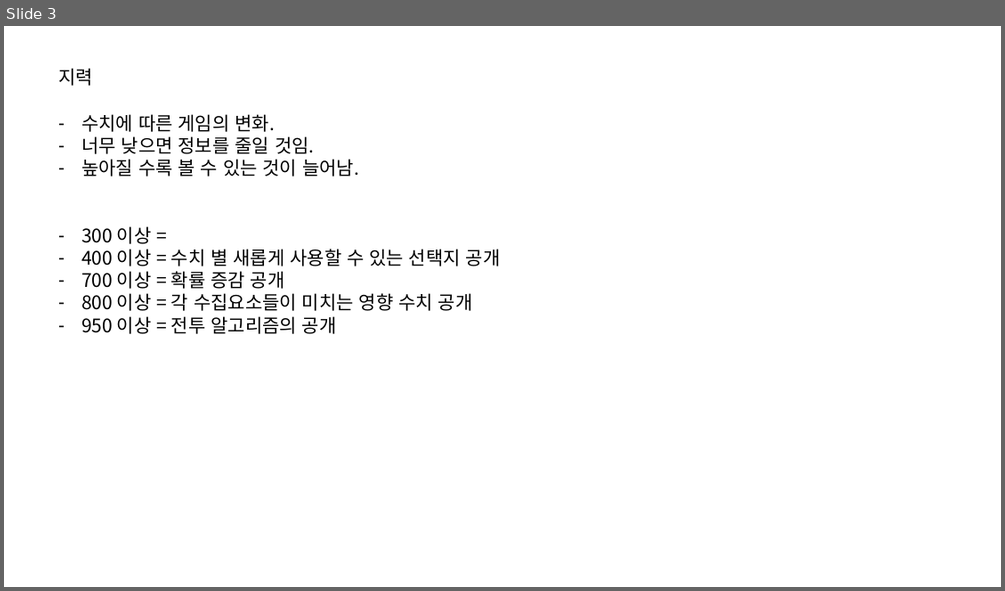
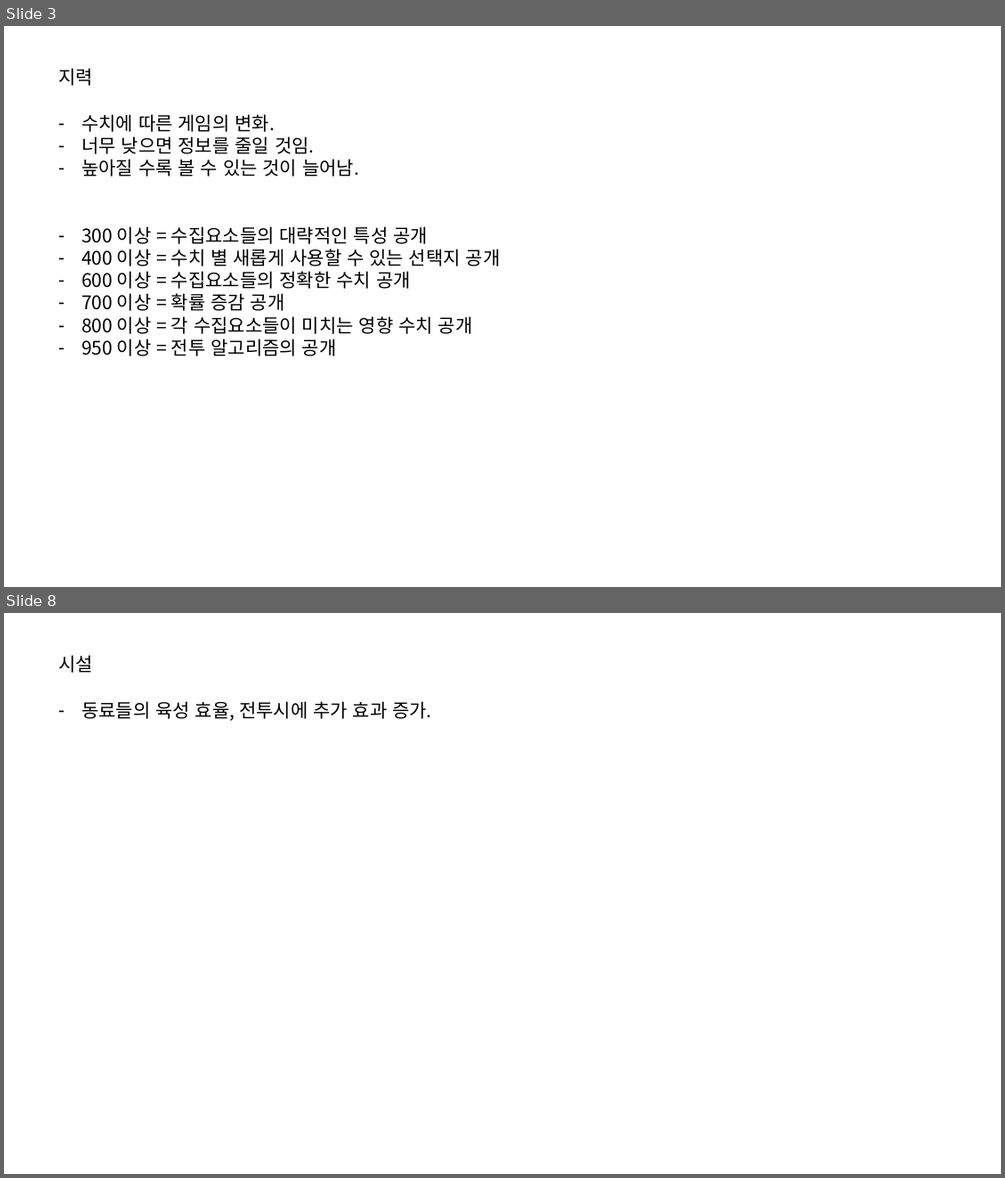
Before and after one commit to IdfKLeh/capstone, a slide deck: 육성.pptx. Shown one above the other, each under a label of ours: slide 3 before the commit, slides 3 and 8 after it; the slides between them are not shown. The pictures are 1005x591 and 1005x1178 pixels, drawn with LibreOffice and Linux fonts; fonts in the diff are those of the drawing. Boxes give left, top, right and bottom in pixels: in the first picture for what was removed or moved away, otherwise in the second. Text is boxed around its words. In the diff, an @@ line names an element or a change of style, - is before the commit and + after.

Commit message:
추가중

```diff
--- a/육성.pptx
+++ b/육성.pptx
@@ slide 8 added at (x1=4, y1=613, x2=1001, y2=1174), background #FFFFFF @@
@@ text added at (x1=58, y1=655, x2=93, y2=673), 18 pt, text #000000 @@
+시설
@@ text added at (x1=81, y1=701, x2=431, y2=721), 18 pt, text #000000 @@
+– 동료들의 육성 효율, 전투시에 추가 효과 증가.
@@ slide 3 changed as well @@
@@ text at (x1=81, y1=226, x2=428, y2=244): text changed @@
-– 300 이상 =
+– 300 이상 = 수집요소들의 대략적인 특성 공개
@@ text at (x1=81, y1=271, x2=411, y2=289): paragraph added @@
+– 600 이상 = 수집요소들의 정확한 수치 공개
```
Also in this commit, not shown: 4 other slides changed, 2 other slides added, 3 other files.
